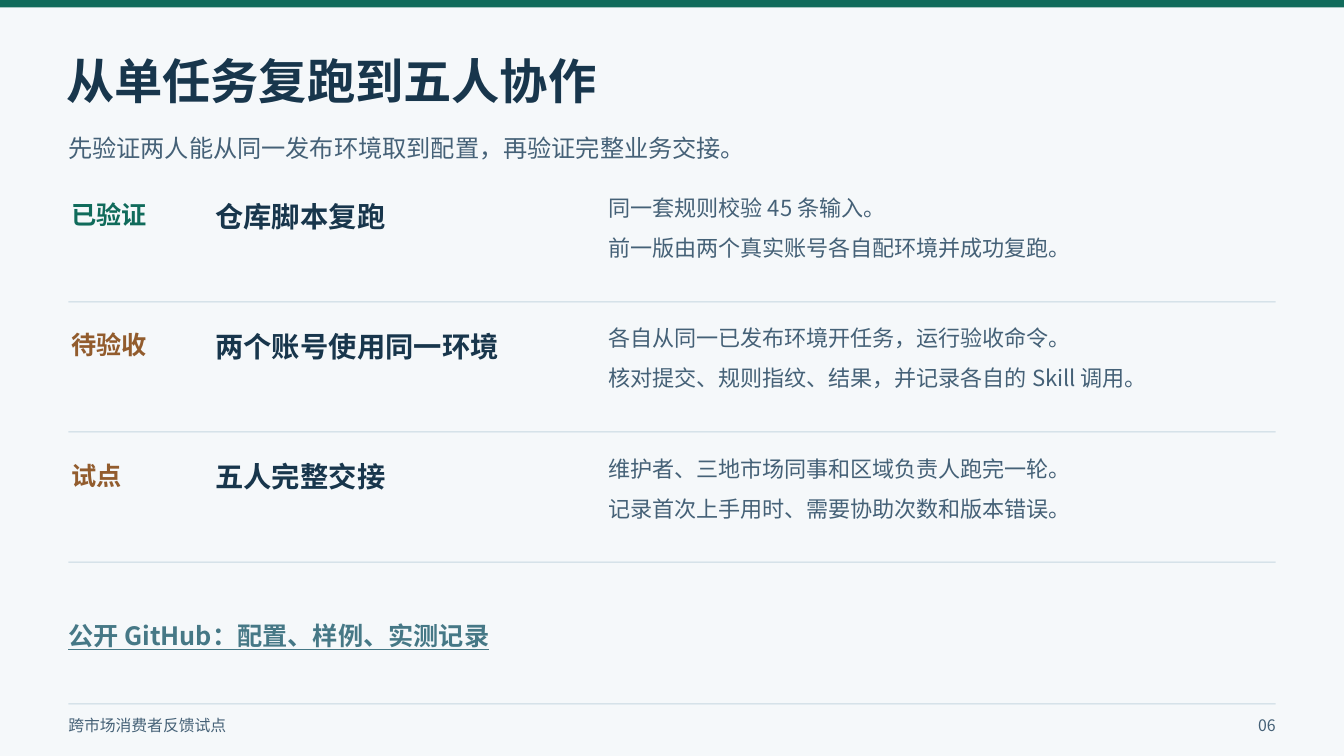
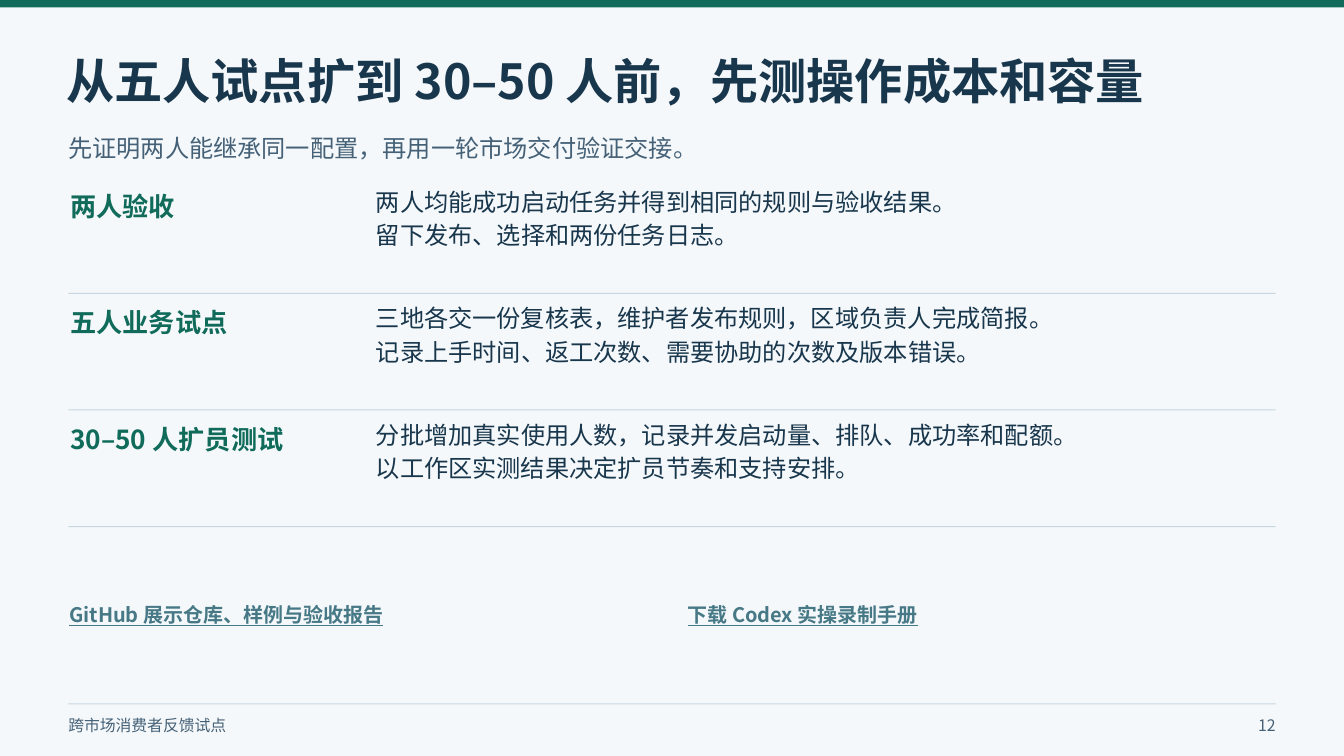
Before and after one commit to peterljlj/market-feedback-cloud-demo, a slide deck: slide 12 of docs/demo/enterprise-cloud-collaboration.pptx (slide 6 before the commit). Drawn at 1344x756 pixels with LibreOffice and Linux fonts; fonts in the diff are those of the drawing. Boxes give left, top, right and bottom in pixels: in the first picture for what was removed or moved away, otherwise in the second. Text is boxed around its words. In the diff, an @@ line names an element or a change of style, - is before the commit and + after.

Commit message:
Add a Codex UI recording guide and expand the collaboration deck

```diff
--- a/docs/demo/enterprise-cloud-collaboration.pptx
+++ b/docs/demo/enterprise-cloud-collaboration.pptx
@@ text at (x1=66, y1=57, x2=1145, y2=106): text changed @@
-从单任务复跑到五人协作
+从五人试点扩到 30–50 人前，先测操作成本和容量
@@ text at (x1=68, y1=136, x2=697, y2=160): text changed @@
-先验证两人能从同一发布环境取到配置，再验证完整业务交接。
+先证明两人能继承同一配置，再用一轮市场交付验证交接。
@@ text added at (x1=70, y1=193, x2=175, y2=219), 18.8 pt, text #106B5B, bold @@
+两人验收
@@ text removed at (x1=71, y1=202, x2=147, y2=226) @@
-已验证
@@ text removed at (x1=215, y1=203, x2=385, y2=230) @@
-仓库脚本复跑
@@ text added at (x1=376, y1=190, x2=957, y2=213), 17.2 pt, text #18364C @@
+两人均能成功启动任务并得到相同的规则与验收结果。
@@ text removed at (x1=609, y1=197, x2=885, y2=218) @@
-同一套规则校验 45 条输入。
@@ text added at (x1=376, y1=223, x2=739, y2=246), 17.2 pt, text #18364C @@
+留下发布、选择和两份任务日志。
@@ text removed at (x1=609, y1=237, x2=1071, y2=258) @@
-前一版由两个真实账号各自配环境并成功复跑。
@@ rectangle moved from (x1=69, y1=301, x2=1276, y2=302) to (x1=69, y1=293, x2=1276, y2=294) @@
@@ text added at (x1=70, y1=309, x2=227, y2=334), 18.8 pt, text #106B5B, bold @@
+五人业务试点
@@ text added at (x1=376, y1=306, x2=1053, y2=330), 17.2 pt, text #18364C @@
+三地各交一份复核表，维护者发布规则，区域负责人完成简报。
@@ text removed at (x1=609, y1=327, x2=1071, y2=348) @@
-各自从同一已发布环境开任务，运行验收命令。
@@ text removed at (x1=71, y1=332, x2=147, y2=357) @@
-待验收
@@ text removed at (x1=215, y1=333, x2=499, y2=360) @@
-两个账号使用同一环境
@@ text at (x1=376, y1=340, x2=981, y2=363): text changed; size 15.8 to 17.2 pt; text colour #456177 to #18364C @@
-记录首次上手用时、需要协助次数和版本错误。
+记录上手时间、返工次数、需要协助的次数及版本错误。
@@ rectangle moved from (x1=69, y1=432, x2=1276, y2=433) to (x1=69, y1=409, x2=1276, y2=410) @@
@@ text added at (x1=70, y1=426, x2=283, y2=452), 18.8 pt, text #106B5B, bold @@
+30–50 人扩员测试
@@ text at (x1=376, y1=423, x2=1078, y2=447): text changed; size 15.8 to 17.2 pt; text colour #456177 to #18364C @@
-核对提交、规则指纹、结果，并记录各自的 Skill 调用。
+分批增加真实使用人数，记录并发启动量、排队、成功率和配额。
@@ text removed at (x1=71, y1=463, x2=121, y2=487) @@
-试点
@@ text removed at (x1=215, y1=462, x2=385, y2=490) @@
-五人完整交接
@@ text added at (x1=376, y1=456, x2=860, y2=479), 17.2 pt, text #18364C @@
+以工作区实测结果决定扩员节奏和支持安排。
@@ text removed at (x1=609, y1=458, x2=1071, y2=479) @@
-维护者、三地市场同事和区域负责人跑完一轮。
@@ rectangle moved from (x1=69, y1=562, x2=1276, y2=563) to (x1=69, y1=526, x2=1276, y2=527) @@
@@ text removed at (x1=68, y1=623, x2=489, y2=650) @@
-公开 GitHub：配置、样例、实测记录
@@ text added at (x1=69, y1=605, x2=383, y2=626), 14.2 pt, text #467886, bold, underline @@
+GitHub 展示仓库、样例与验收报告
@@ text added at (x1=688, y1=605, x2=918, y2=626), 14.2 pt, text #467886, bold, underline @@
+下载 Codex 实操录制手册
@@ text at (x1=1258, y1=719, x2=1276, y2=731): text changed @@
-06
+12
```
Also in this commit, not shown: 2 other slides changed, 9 slides added, 3 slides removed, 2 other files.
